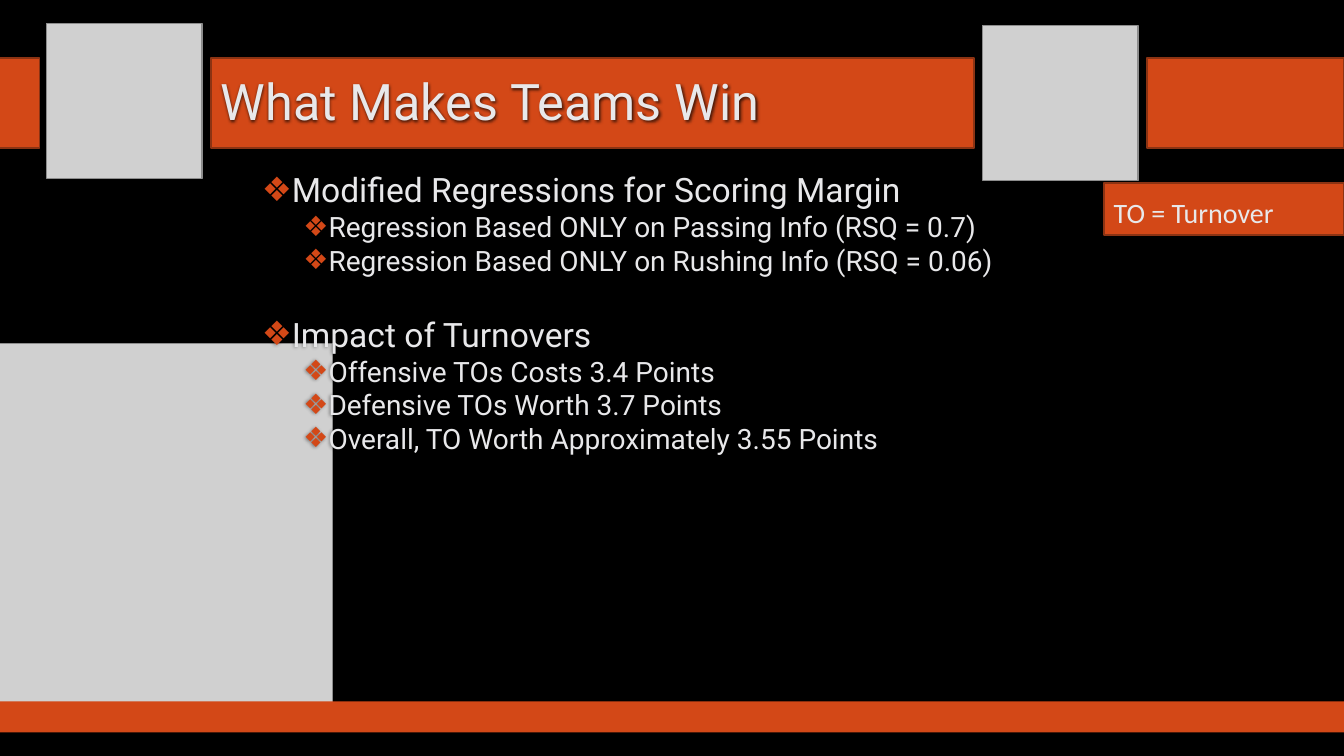
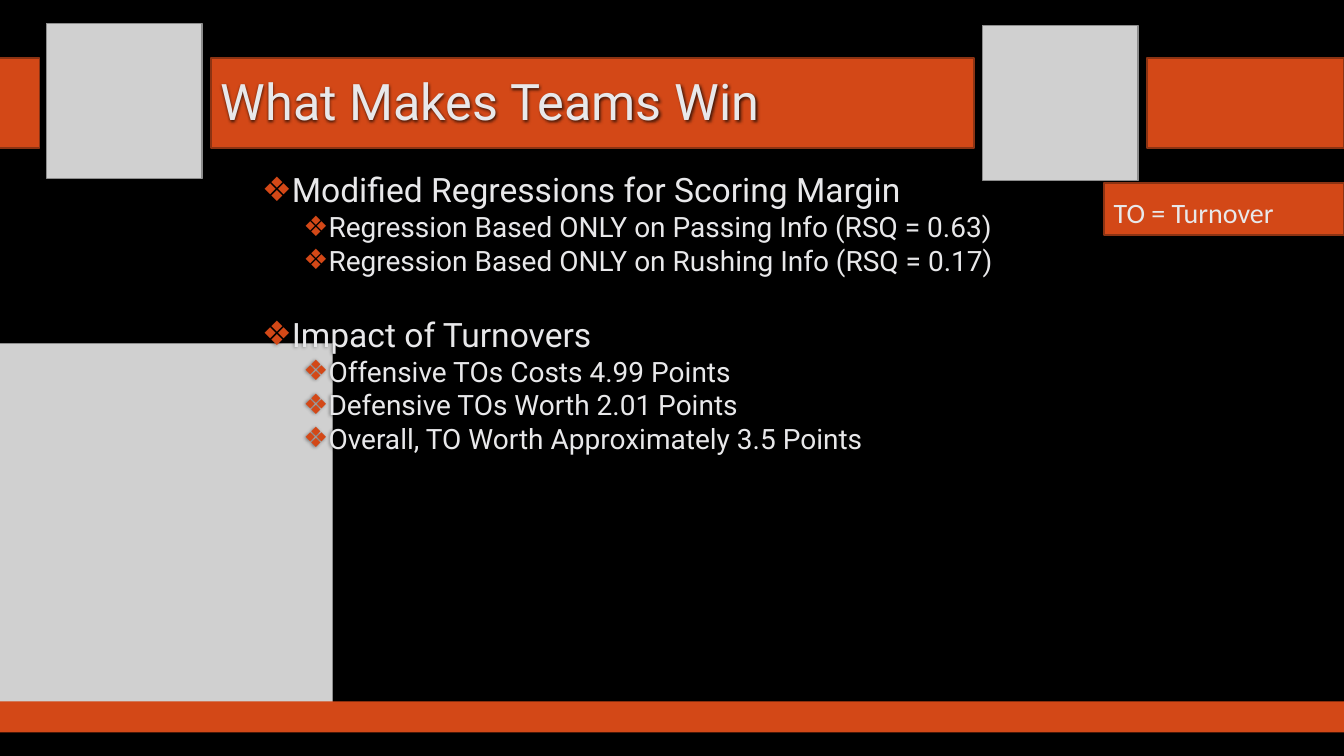
Before and after one commit to SuperMarioGiacomazzo/STOR538_WEBSITE, a slide deck: slide 8 of Slides/Football 1/Footballl_1_Lecture.pptx. Drawn at 1344x756 pixels with LibreOffice and Linux fonts; fonts in the diff are those of the drawing; grey boxes stand for pictures; background and template pictures are left out. Boxes give left, top, right and bottom in pixels: in the first picture for what was removed or moved away, otherwise in the second. Text is boxed around its words. In the diff, an @@ line names an element or a change of style, - is before the commit and + after.

```diff
--- a/Slides/Football 1/Footballl_1_Lecture.pptx
+++ b/Slides/Football 1/Footballl_1_Lecture.pptx
@@ text at (329, 214, 992, 277): text changed @@
-  ❖ Regression Based ONLY on Passing Info (RSQ = 0.7)
-  ❖ Regression Based ONLY on Rushing Info (RSQ = 0.06)
+  ❖ Regression Based ONLY on Passing Info (RSQ = 0.63)
+  ❖ Regression Based ONLY on Rushing Info (RSQ = 0.17)
@@ text at (329, 356, 862, 456): text changed @@
-  ❖ Offensive TOs Costs 3.4 Points
-  ❖ Defensive TOs Worth 3.7 Points
-  ❖ Overall, TO Worth Approximately 3.55 Points
+  ❖ Offensive TOs Costs 4.99 Points
+  ❖ Defensive TOs Worth 2.01 Points
+  ❖ Overall, TO Worth Approximately 3.5 Points
```
Also in this commit, not shown: 3 other slides changed, 1 other file.
